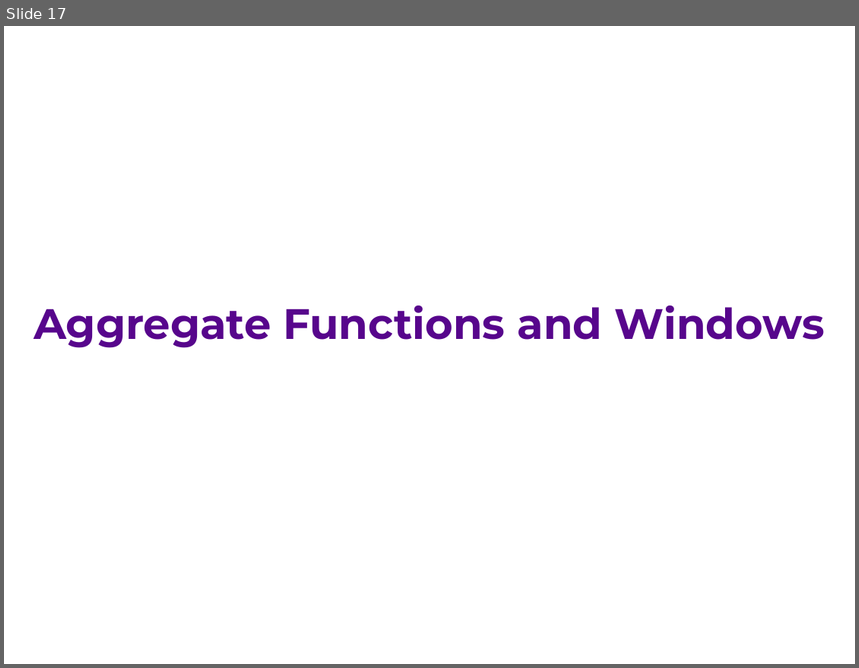
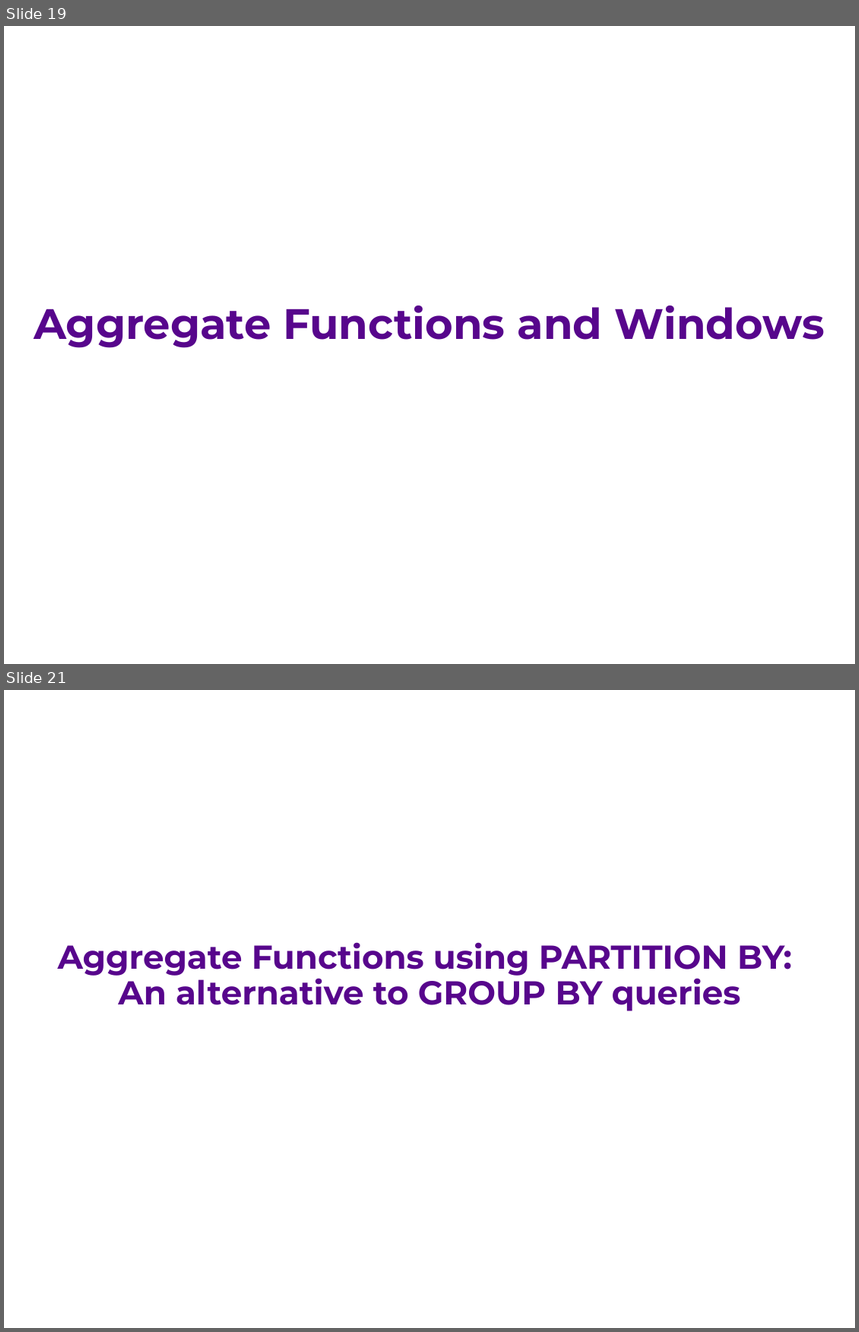
Before and after one commit to ipeirotis/introduction-to-databases, a slide deck: session7/G-Window_queries.pptx. Shown one above the other, each under a label of ours: slide 17 before the commit, slides 19 and 21 after it; the slides between them are not shown. The pictures are 859x668 and 859x1332 pixels, drawn with LibreOffice and Linux fonts; fonts in the diff are those of the drawing. Boxes give left, top, right and bottom in pixels: in the first picture for what was removed or moved away, otherwise in the second. Text is boxed around its words. In the diff, an @@ line names an element or a change of style, - is before the commit and + after.

```diff
--- a/session7/G-Window_queries.pptx
+++ b/session7/G-Window_queries.pptx
@@ slide 21 added at [4, 690, 855, 1328], background #FFFFFF @@
@@ title added at [58, 942, 792, 1011], 28 pt, text #57068C, bold @@
+Aggregate Functions using PARTITION BY:
+An alternative to GROUP BY queries
@@ what was slide 17 is now slide 19 @@
```
Also in this commit, not shown: 4 slides changed, 10 other slides added.
